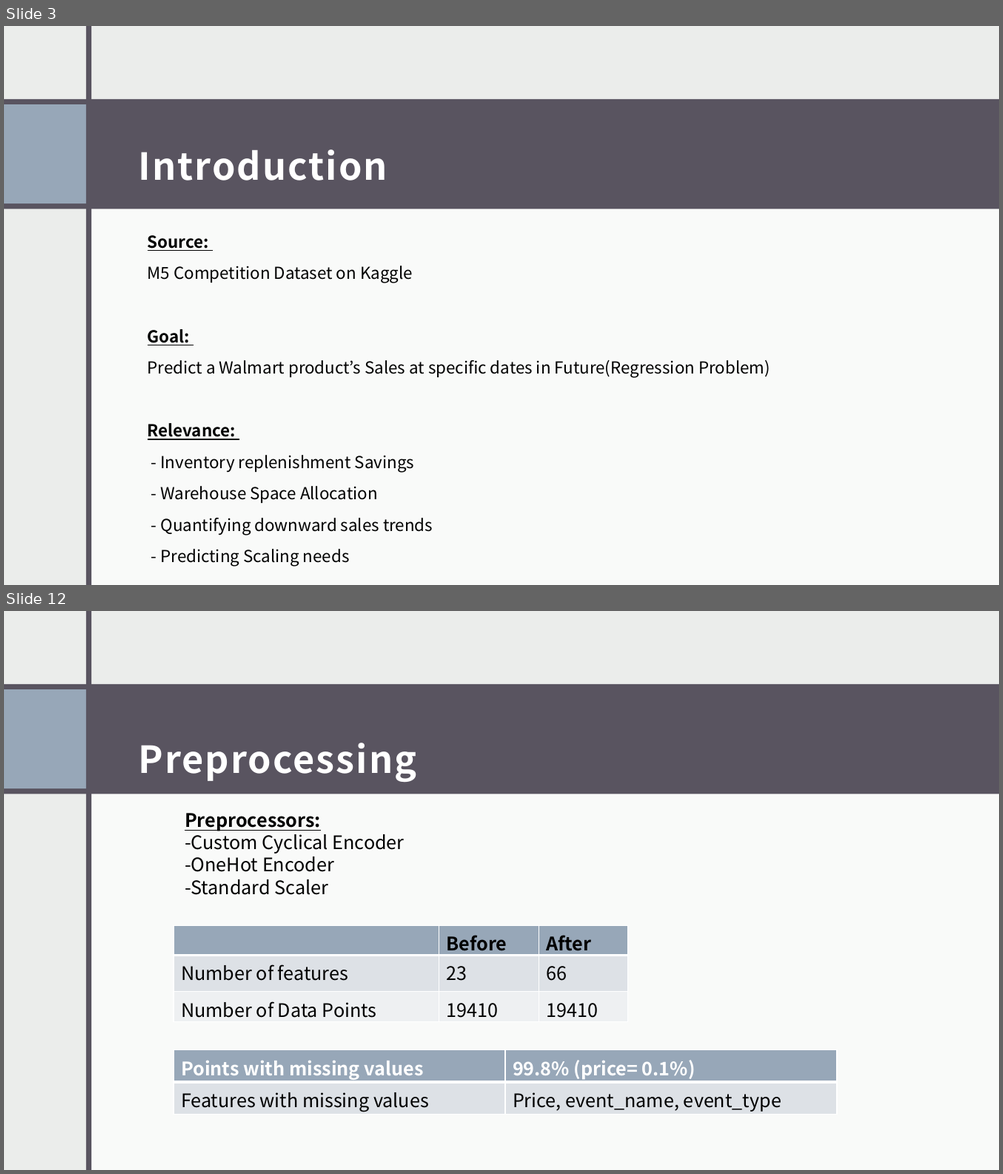
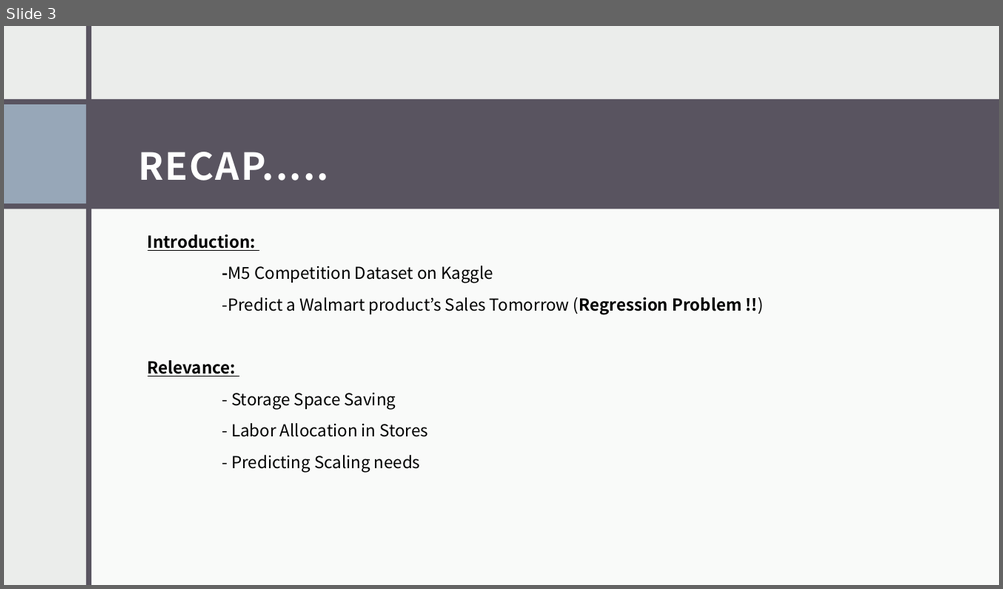
Before and after one commit to Ouambo-SIM/Sales-Prediction-with-ML-and-M5-data, a slide deck: Walmart Sales Prediction.pptx. Shown one above the other, each under a label of ours: slides 3 and 12 before the commit, slide 3 after it; the slides between them are not shown. The pictures are 1003x1174 and 1003x589 pixels, drawn with LibreOffice and Linux fonts; fonts in the diff are those of the drawing. Boxes give left, top, right and bottom in pixels: in the first picture for what was removed or moved away, otherwise in the second. Text is boxed around its words. In the diff, an @@ line names an element or a change of style, - is before the commit and + after.

```diff
--- a/Walmart Sales Prediction.pptx
+++ b/Walmart Sales Prediction.pptx
@@ slide 12 removed at (4,611,999,1170), background #EBEDEB @@
@@ rectangle removed at (4,611,999,1170) @@
@@ rectangle removed at (86,612,91,1170) @@
@@ rectangle removed at (384,612,389,1170) @@
@@ rectangle removed at (389,611,999,1170) @@
@@ rectangle removed at (4,684,999,794) @@
@@ rectangle removed at (4,689,86,789) @@
@@ text removed at (138,743,416,782) @@
-Preprocessing
@@ rectangle removed at (89,785,999,1170) @@
@@ text removed at (185,813,404,895) @@
-Preprocessors:
--Custom Cyclical Encoder
--OneHot Encoder
--Standard Scaler
@@ table removed at (173,925,629,1022), 3 rows, 3 columns @@
- | Before | After
-Number of features | 23 | 66
-Number of Data Points | 19410 | 19410
@@ table removed at (173,1051,836,1115), 2 rows, 2 columns @@
-Points with missing values | 99.8% (price= 0.1%)
-Features with missing values | Price, event_name, event_type
@@ slide 3 changed as well @@
@@ text at (138,152,329,181): text changed @@
-Introduction
+RECAP.....
@@ text at (148,235,741,315): text changed @@
-Source:
-M5 Competition Dataset on Kaggle
-Goal:
-Predict a Walmart product’s Sales at specific dates in Future(Regression Problem)
+Introduction:
+-M5 Competition Dataset on Kaggle
+-Predict a Walmart product’s Sales Tomorrow (Regression Problem !!)
@@ text at (231,392,429,437): text changed @@
-- Inventory replenishment Savings
-- Warehouse Space Allocation
-- Quantifying downward sales trends
+- Storage Space Saving
+- Labor Allocation in Stores
```
Also in this commit, not shown: 2 other slides changed, 6 slides added, 9 other slides removed, 24 other files.
